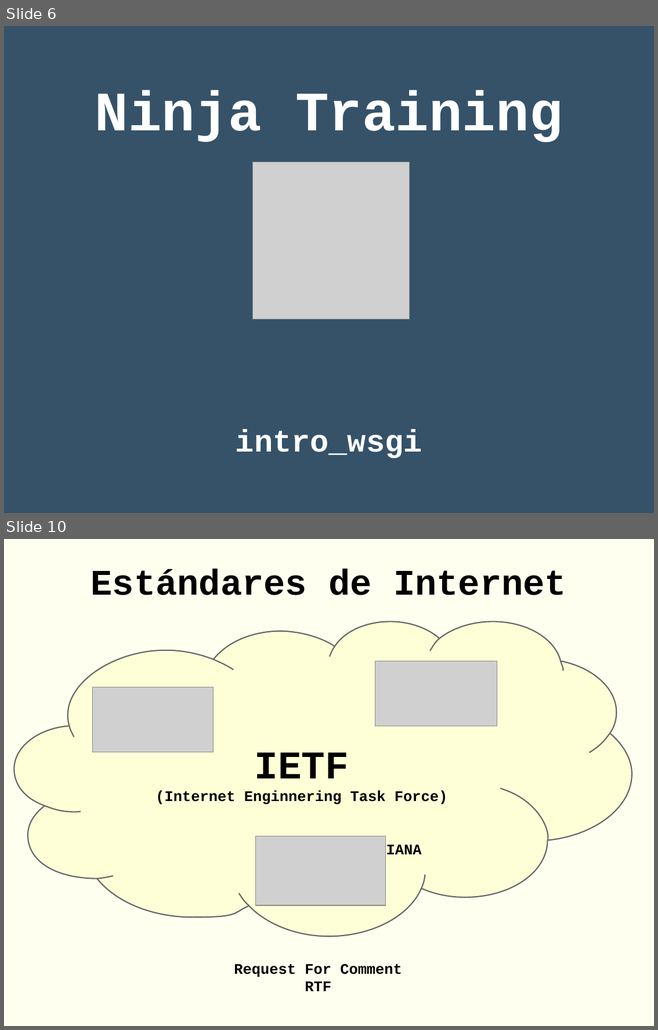
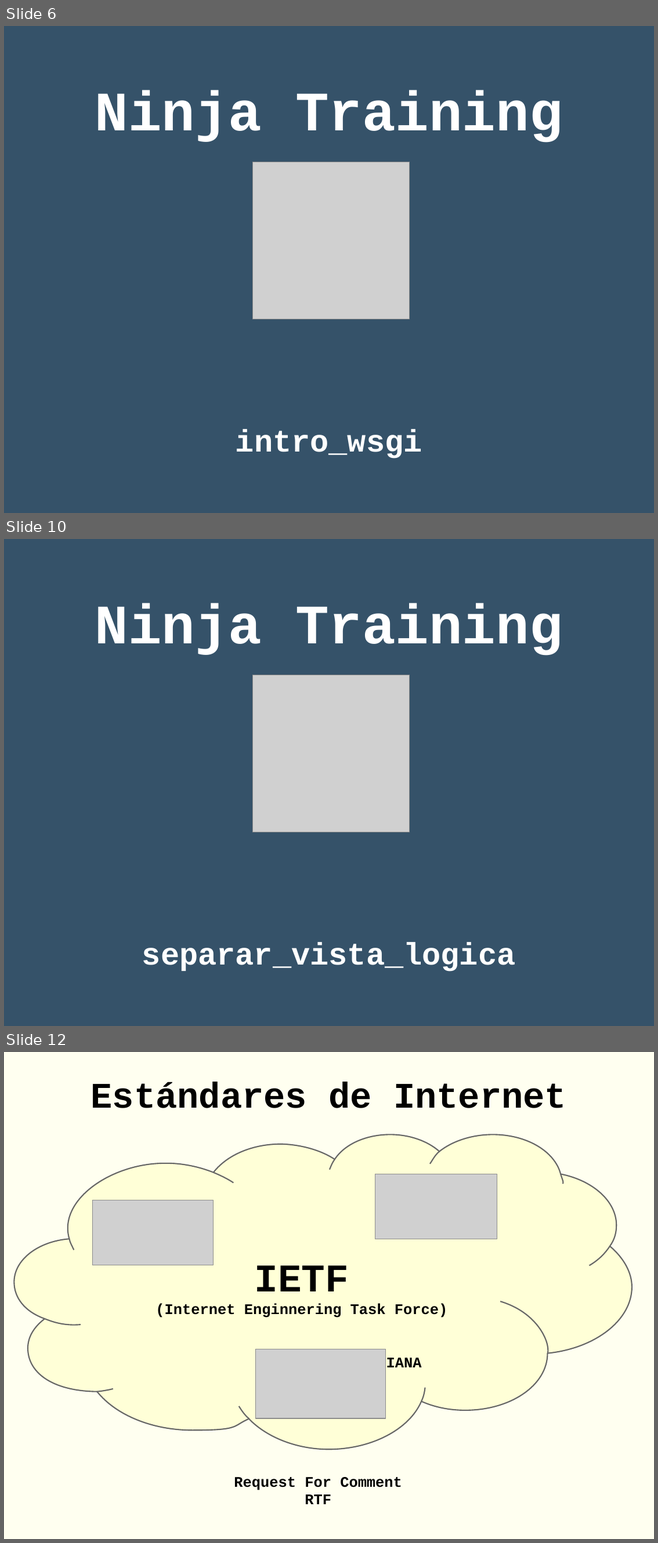
Before and after one commit to rgmf/dwes, a slide deck: unidades/03_arquitectura_web_wsgi_asgi/presentacion/02_wsgi_asgi.odp. Shown one above the other, each under a label of ours: slides 6 and 10 before the commit, slides 6, 10 and 12 after it; the slides between them are not shown. The pictures are 658x1030 and 658x1543 pixels, drawn with LibreOffice and Linux fonts; fonts in the diff are those of the drawing; grey boxes stand for pictures. Boxes give left, top, right and bottom in pixels: in the first picture for what was removed or moved away, otherwise in the second. Text is boxed around its words. In the diff, an @@ line names an element or a change of style, - is before the commit and + after.

Commit message:
Unit 3: added two ninja trainings.

```diff
--- a/unidades/03_arquitectura_web_wsgi_asgi/presentacion/02_wsgi_asgi.odp
+++ b/unidades/03_arquitectura_web_wsgi_asgi/presentacion/02_wsgi_asgi.odp
@@ slide 10 added at [4,539,654,1026], background #355269 @@
@@ subtitle added at [95,603,563,972], 38 pt, text #FFFFFF, bold @@
+Ninja Training
+separar_vista_logica
@@ picture added at [252,675,409,832] @@
@@ what was slide 10 is now slide 12 @@
```
Also in this commit, not shown: 3 other slides added, 2 slides removed, 17 other files.
